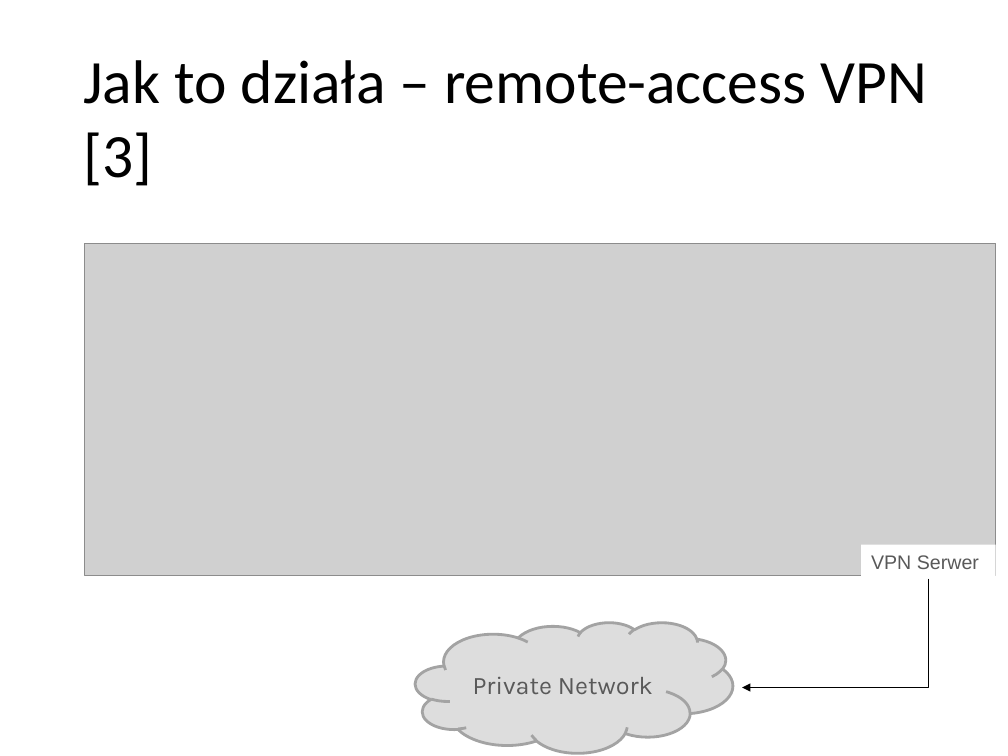
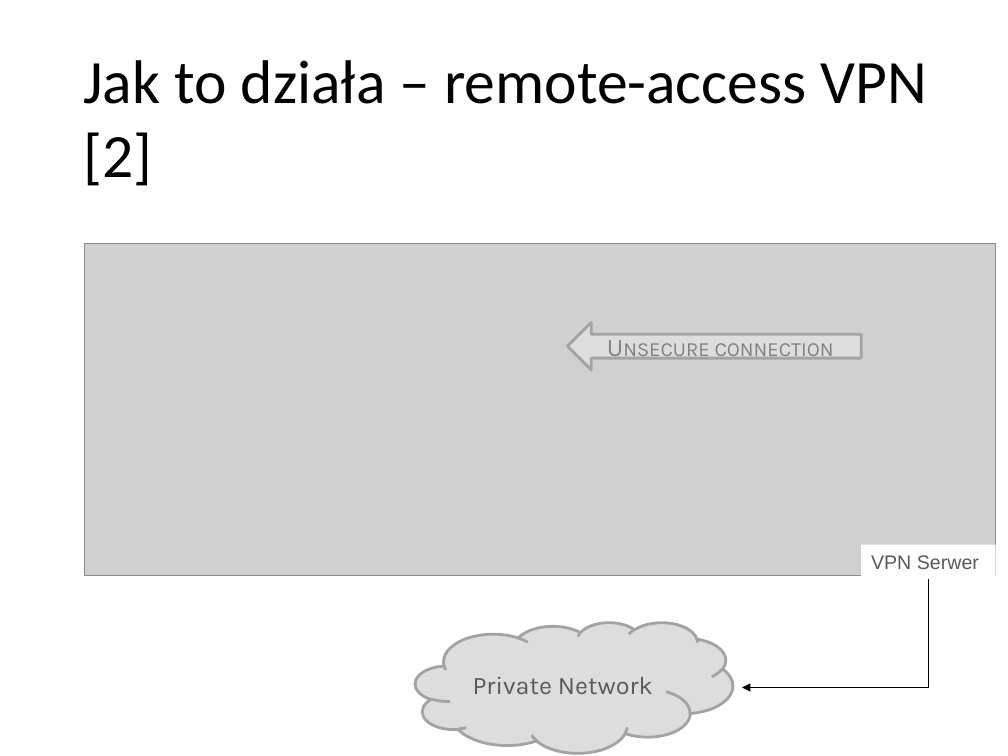
Before and after one commit to pwr227078/Reports, a slide deck: slide 5 of VPN/VPN.pptx. Drawn at 1008x756 pixels with LibreOffice and Linux fonts; fonts in the diff are those of the drawing; grey boxes stand for pictures; background and template pictures are left out. Boxes give left, top, right and bottom in pixels: in the first picture for what was removed or moved away, otherwise in the second. Text is boxed around its words. In the diff, an @@ line names an element or a change of style, - is before the commit and + after.

```diff
--- a/VPN/VPN.pptx
+++ b/VPN/VPN.pptx
@@ text at (83,60,927,186): text changed @@
-Jak to działa – remote-access VPN [3]
+Jak to działa – remote-access VPN [2]
@@ left arrow added at (568,323,861,370), fill #DDDDDD, outline #A3A3A3 2 pt, 18 pt, text #808080, small capitals @@
+Unsecure connection
```
Also in this commit, not shown: 12 other slides changed, 2 slides added, 2 other files.
